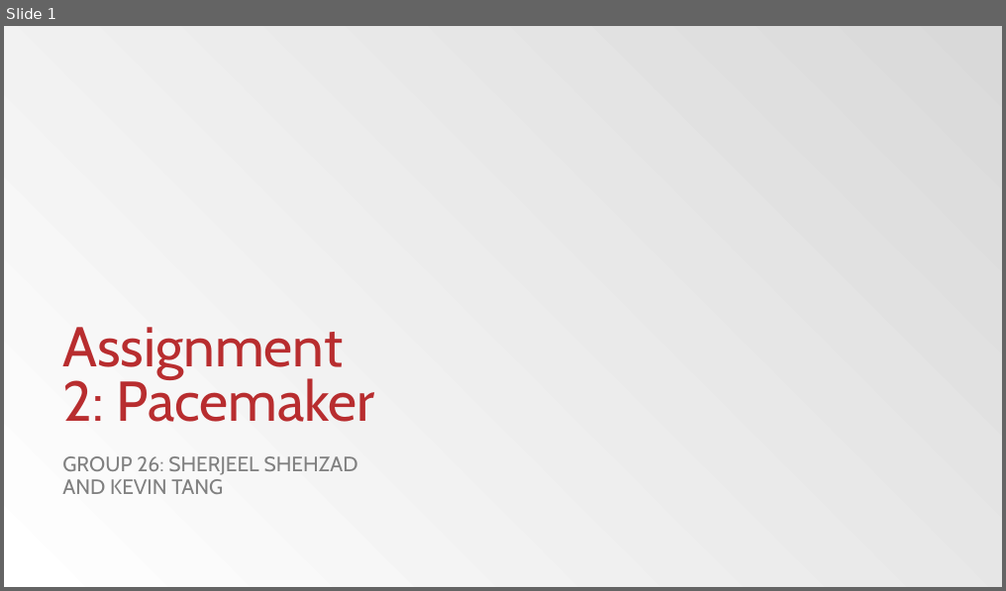
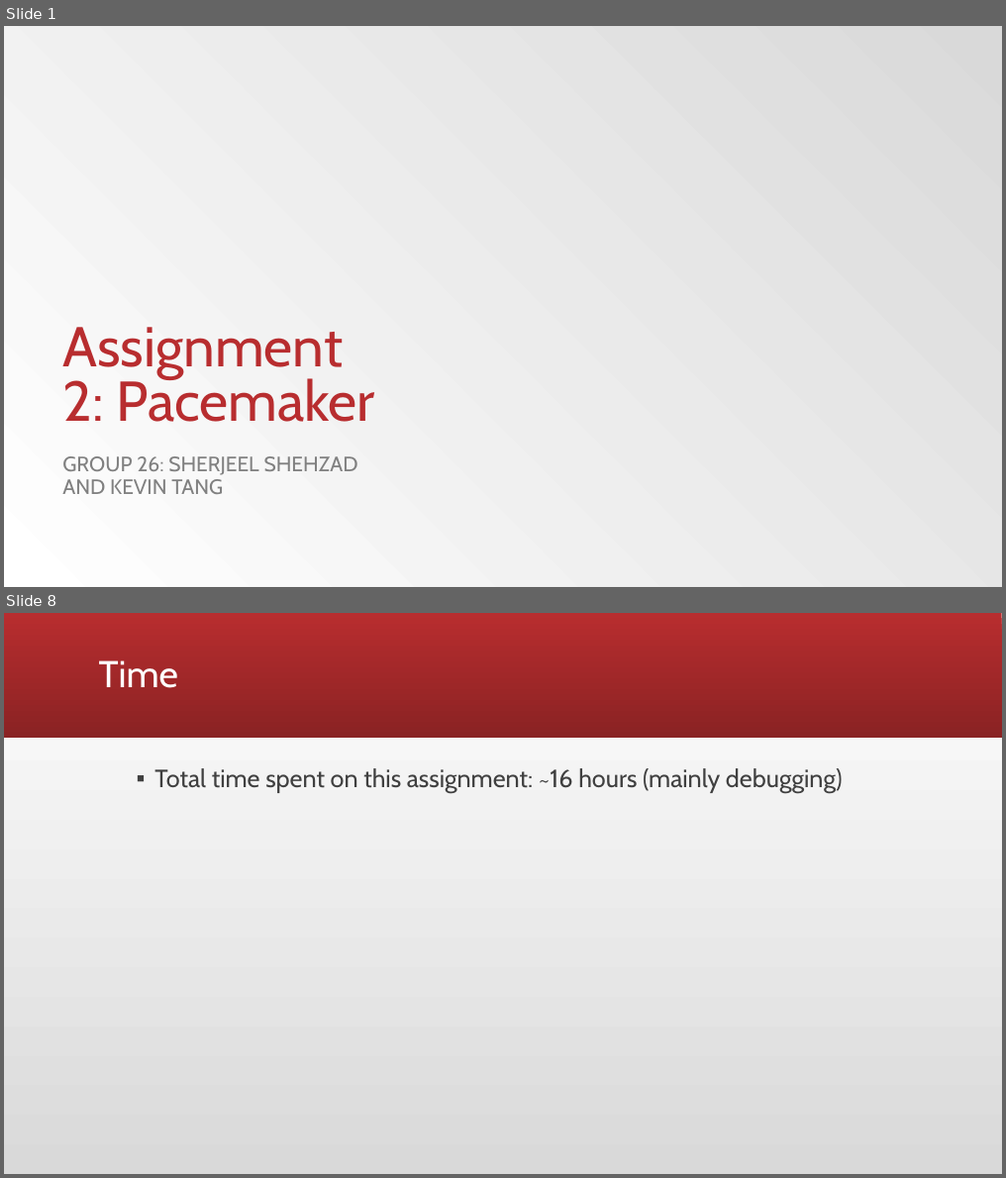
Before and after one commit to sherjeelshehzad/pacemaker, a slide deck: Assignment 2.pptx. Shown one above the other, each under a label of ours: slide 1 before the commit, slides 1 and 8 after it; the slides between them are not shown. The pictures are 1006x591 and 1006x1178 pixels, drawn with LibreOffice and Linux fonts; fonts in the diff are those of the drawing; background and template pictures are left out. Boxes give left, top, right and bottom in pixels: in the first picture for what was removed or moved away, otherwise in the second. Text is boxed around its words. In the diff, an @@ line names an element or a change of style, - is before the commit and + after.

```diff
--- a/Assignment 2.pptx
+++ b/Assignment 2.pptx
@@ slide 8 added at [4,613,1002,1174], background gradient #D9D9D9 to #FFFFFF @@
@@ rectangle added at [4,613,1002,738], fill gradient #B82D2F to #8A2223 @@
@@ title added at [99,661,178,688], 36 pt, text #FFFFFF @@
+Time
@@ text added at [154,768,843,793], 24 pt, text #404040 @@
+▪ Total time spent on this assignment: ~16 hours (mainly debugging)
```
Also in this commit, not shown: 4 slides changed, 2 other slides added, 4 slides removed, 4 other files.
